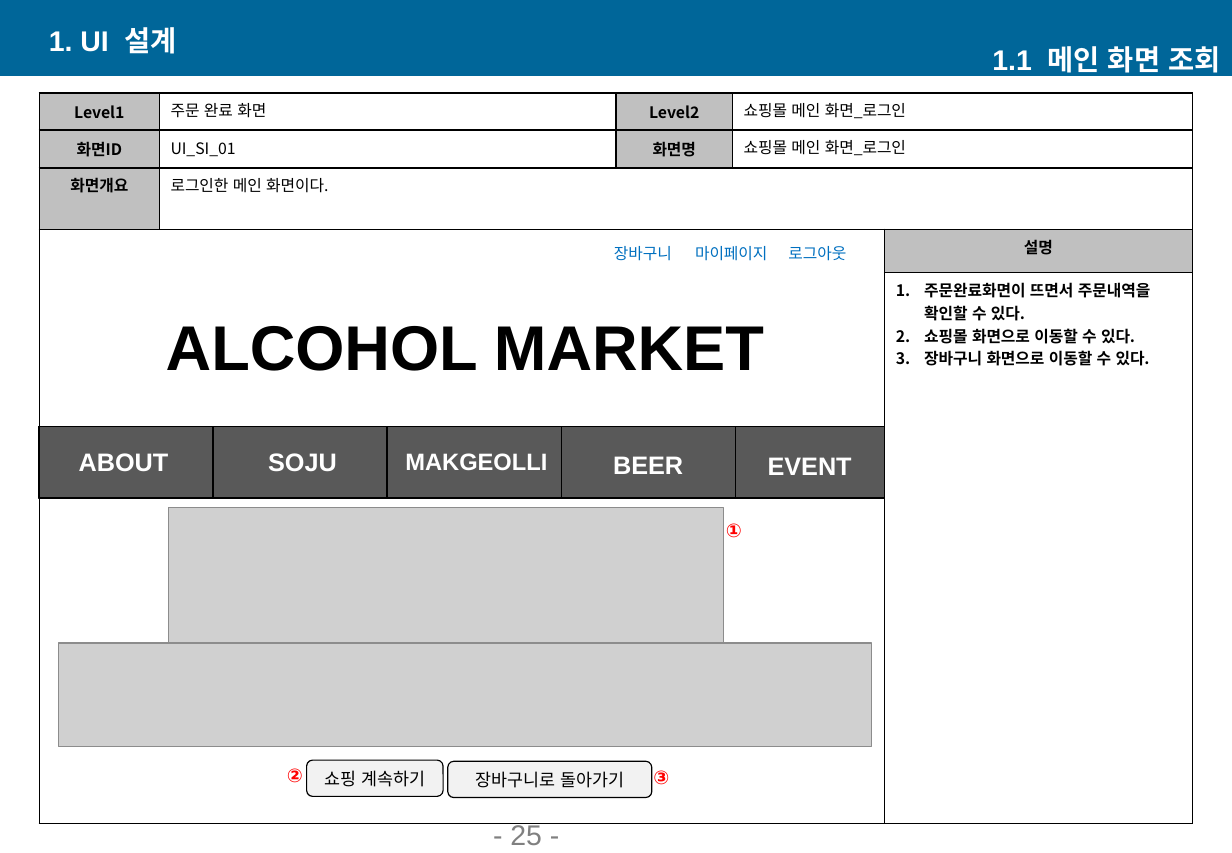
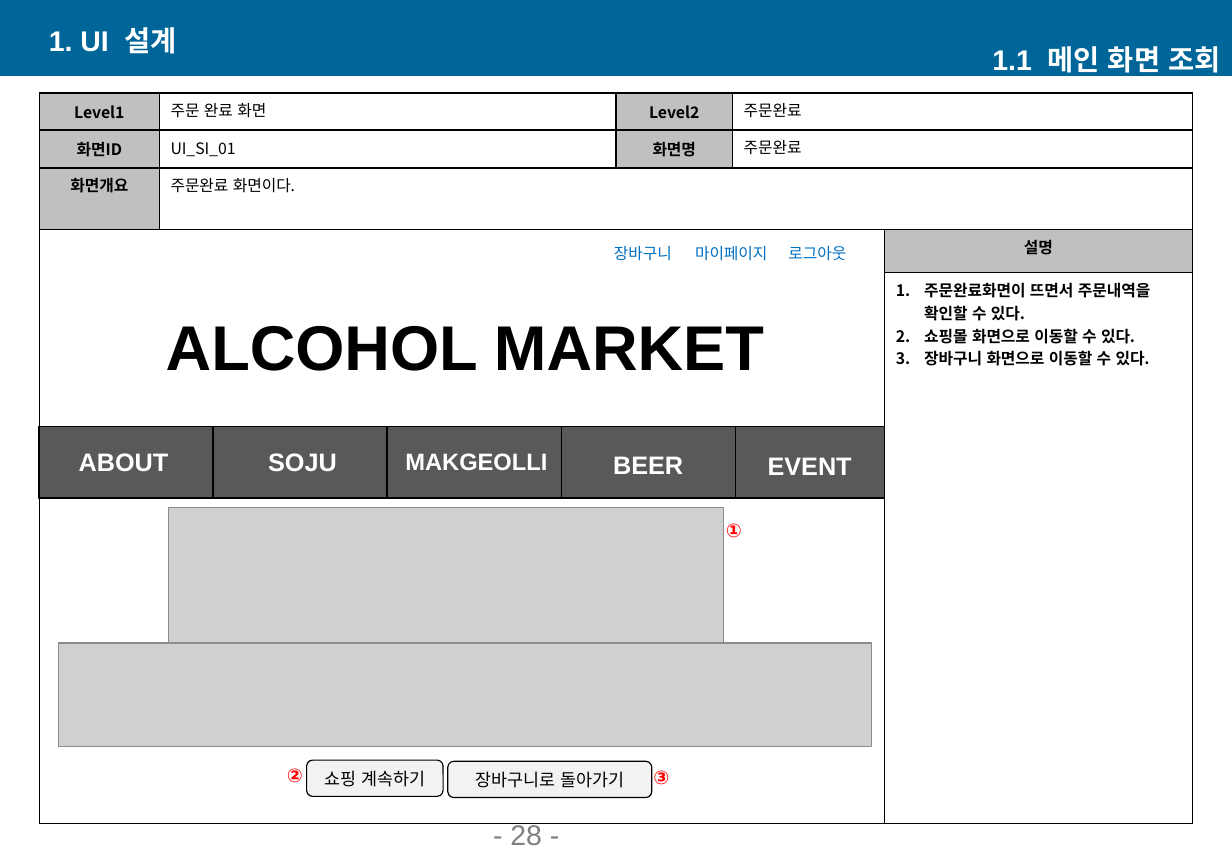
Before and after one commit to ki-mii/ezen_prj, a slide deck: slide 29 of 쇼핑몰관리_UI설계서.pptx (slide 26 before the commit). Drawn at 1232x853 pixels with LibreOffice and Linux fonts; fonts in the diff are those of the drawing; grey boxes stand for pictures. Boxes give left, top, right and bottom in pixels: in the first picture for what was removed or moved away, otherwise in the second. Text is boxed around its words. In the diff, an @@ line names an element or a change of style, - is before the commit and + after.

```diff
--- a/쇼핑몰관리_UI설계서.pptx
+++ b/쇼핑몰관리_UI설계서.pptx
@@ table at (x1=40, y1=93, x2=1194, y2=825) @@
-row 1, column 4: 쇼핑몰 메인 화면_로그인
+row 1, column 4: 주문완료
-row 2, column 4: 쇼핑몰 메인 화면_로그인
+row 2, column 4: 주문완료
-row 3, column 2: 로그인한 메인 화면이다.
+row 3, column 2: 주문완료 화면이다.
@@ page number at (x1=510, y1=823, x2=542, y2=845): text changed @@
-- 25 -
+- 28 -
```
Also in this commit, not shown: 19 other slides changed, 3 slides added.
